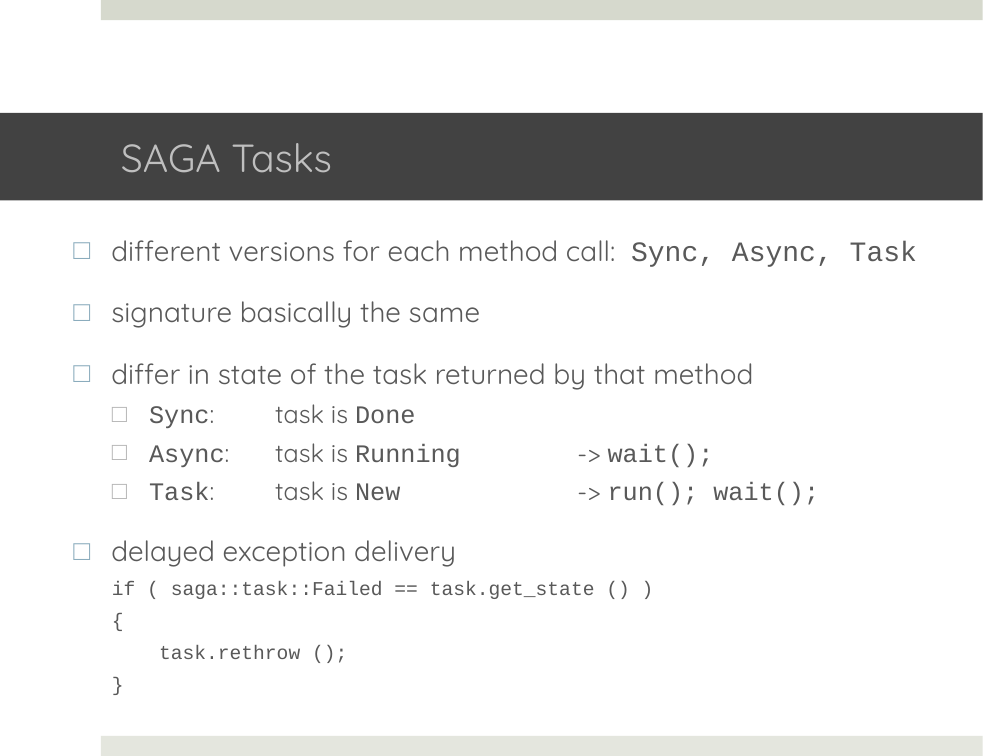
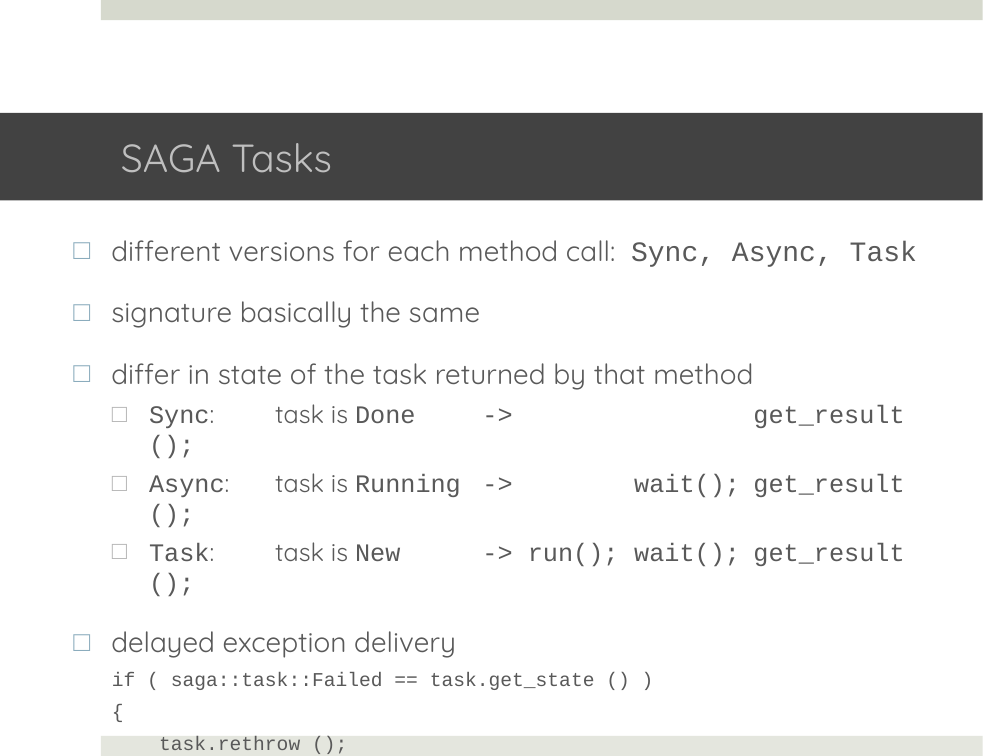
Before and after one commit to saga-project/saga-cpp-legacy-projects, a slide deck: slide 55 of tutorial/EGI-2011/02_api1.pptx (slide 53 before the commit). Drawn at 1008x756 pixels with LibreOffice and Linux fonts; fonts in the diff are those of the drawing; background and template pictures are left out. Boxes give left, top, right and bottom in pixels: in the first picture for what was removed or moved away, otherwise in the second. Text is boxed around its words. In the diff, an @@ line names an element or a change of style, - is before the commit and + after.

```diff
--- a/tutorial/EGI-2011/02_api1.pptx
+++ b/tutorial/EGI-2011/02_api1.pptx
@@ text at (149,404,904,566): text changed @@
-  □ Sync: task is Done
-  □ Async: task is Running -> wait();
-  □ Task: task is New -> run(); wait();
+  □ Sync: task is Done -> get_result ();
+  □ Async: task is Running -> wait(); get_result ();
+  □ Task: task is New -> run(); wait(); get_result ();
```
Also in this commit, not shown: 2 other slides changed, 2 slides added.
